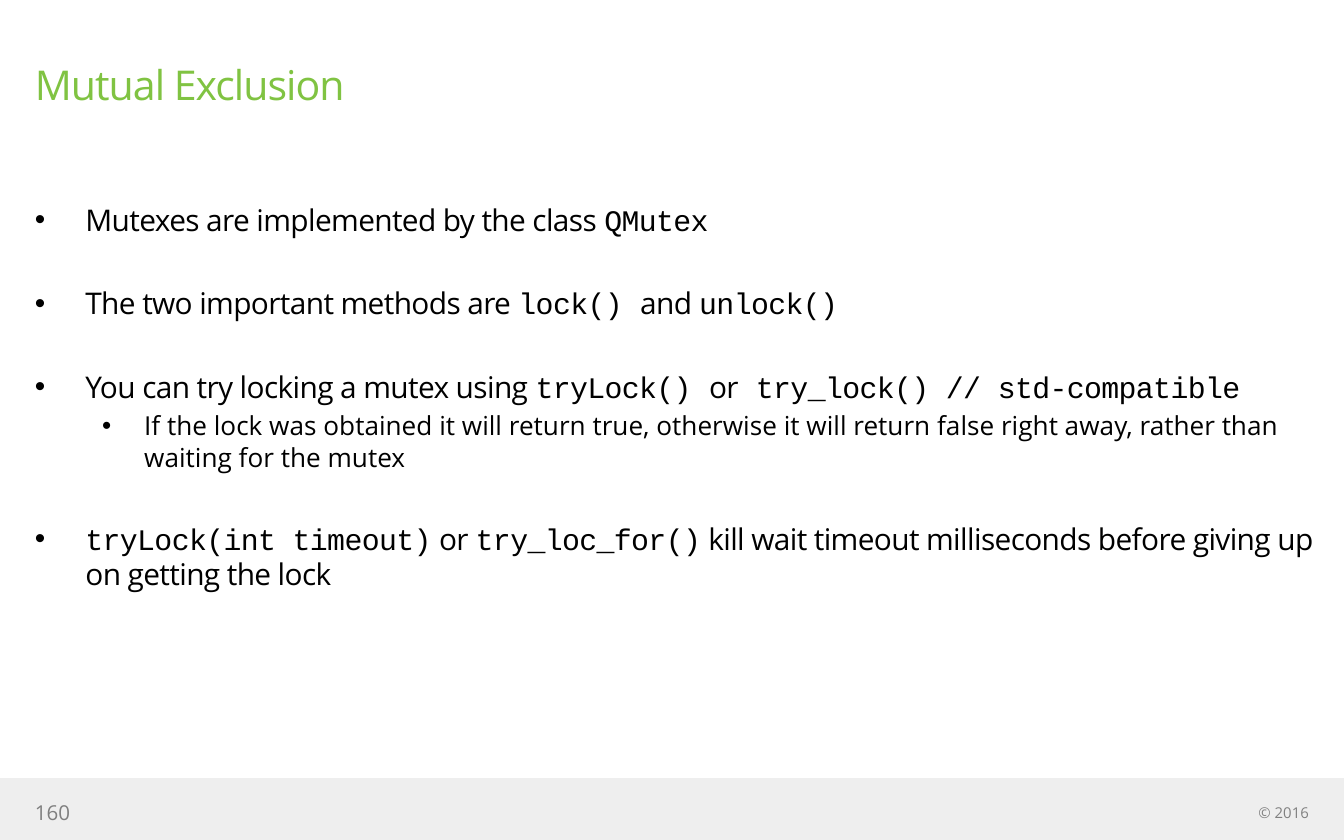
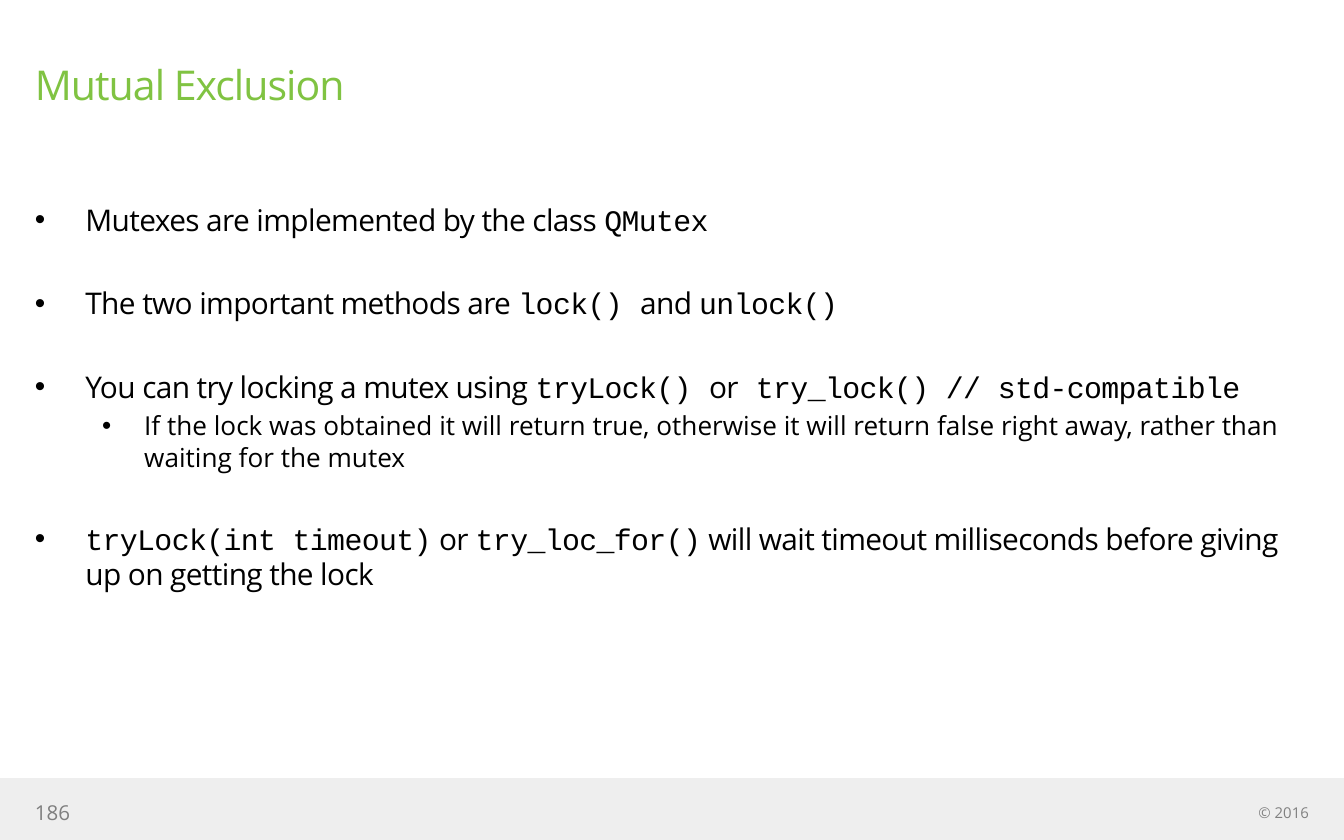
Before and after one commit to jigneshBadrakhiya/training-material, a slide deck: slide 186 of engine/docs/engine edition slideware.pptx (slide 160 before the commit). Drawn at 1344x840 pixels with LibreOffice and Linux fonts; fonts in the diff are those of the drawing. Boxes give left, top, right and bottom in pixels: in the first picture for what was removed or moved away, otherwise in the second. Text is boxed around its words. In the diff, an @@ line names an element or a change of style, - is before the commit and + after.

```diff
--- a/engine/docs/engine edition slideware.pptx
+++ b/engine/docs/engine edition slideware.pptx
@@ text at [85, 527, 1278, 593]: text changed @@
-• tryLock(int timeout) or try_loc_for() kill wait timeout milliseconds before giving up on getting the lock
+• tryLock(int timeout) or try_loc_for() will wait timeout milliseconds before giving up on getting the lock
@@ page number at [35, 805, 70, 820]: text changed @@
-160
+186
```
Also in this commit, not shown: 11 other slides changed, 26 slides added.
